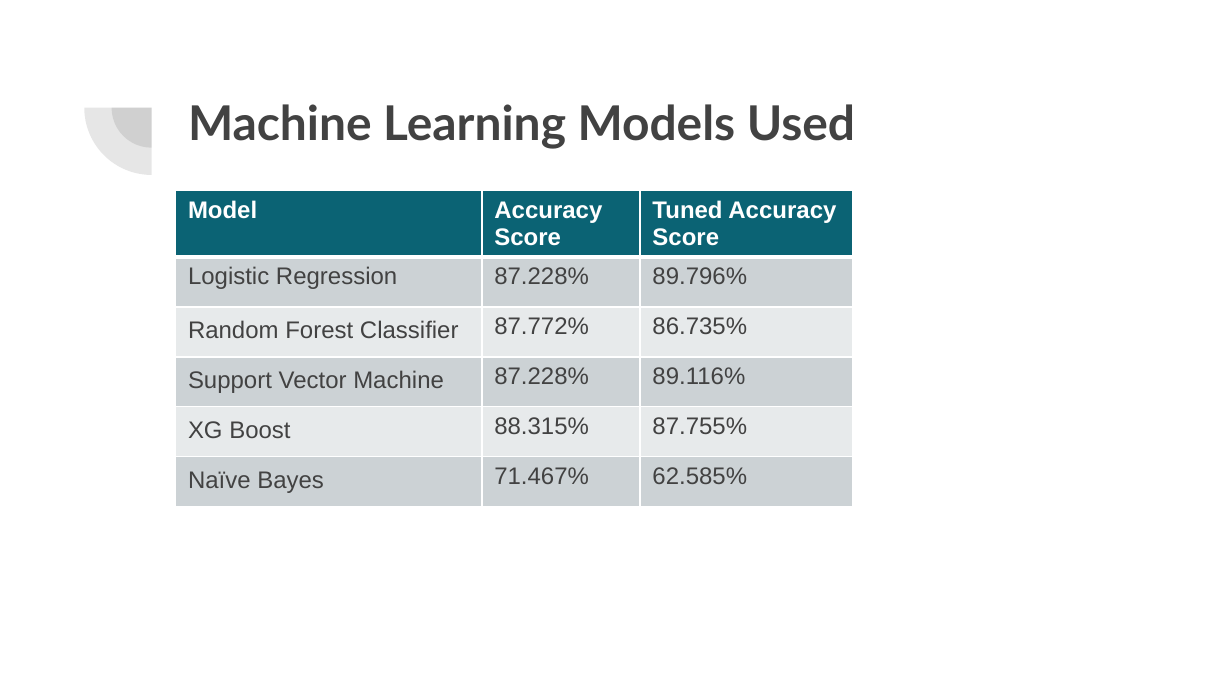
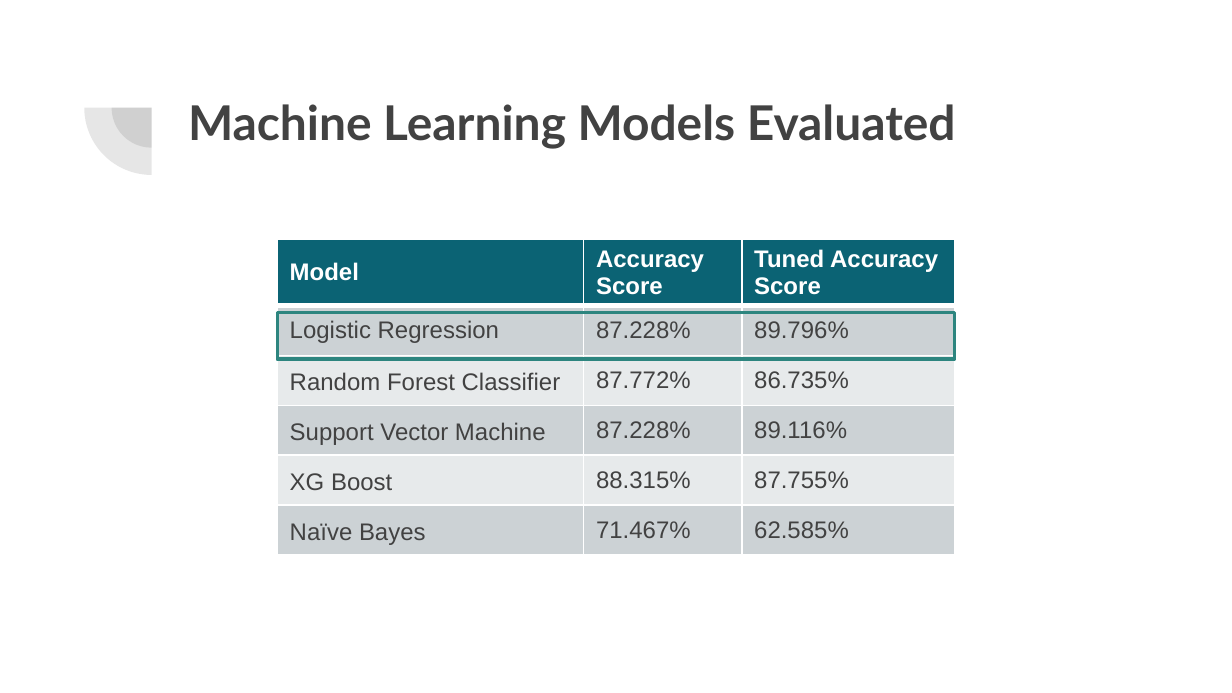
Before and after one commit to lykkelig/Group6_Final_Project, a slide deck: slide 11 of Presentation/Final Project Presentation.pptx (slide 12 before the commit). Drawn at 1232x693 pixels with LibreOffice and Linux fonts; fonts in the diff are those of the drawing. Boxes give left, top, right and bottom in pixels: in the first picture for what was removed or moved away, otherwise in the second. Text is boxed around its words. In the diff, an @@ line names an element or a change of style, - is before the commit and + after.

```diff
--- a/Presentation/Final Project Presentation.pptx
+++ b/Presentation/Final Project Presentation.pptx
@@ title at [188, 104, 956, 149]: text changed @@
-Machine Learning Models Used
+Machine Learning Models Evaluated
@@ table: place and size @@
-table at [176, 191, 854, 510]
+table at [277, 239, 955, 558]
@@ rectangle added at [277, 313, 955, 360], outline #2D857F 2 pt @@
```
Also in this commit, not shown: 6 other slides changed, 2 slides added, 1 slide removed.
